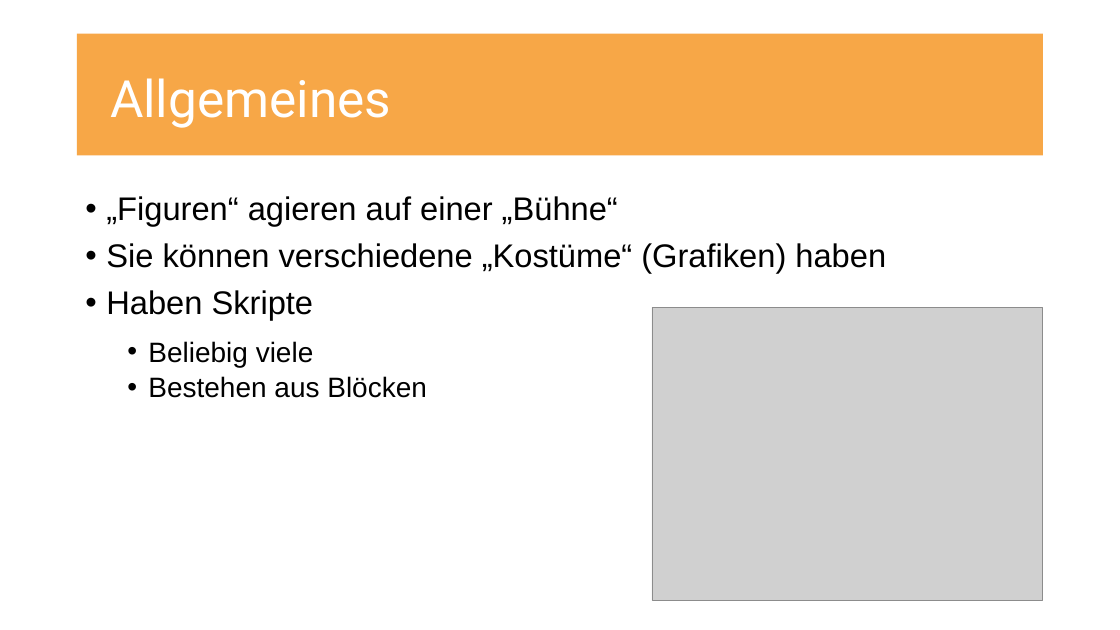
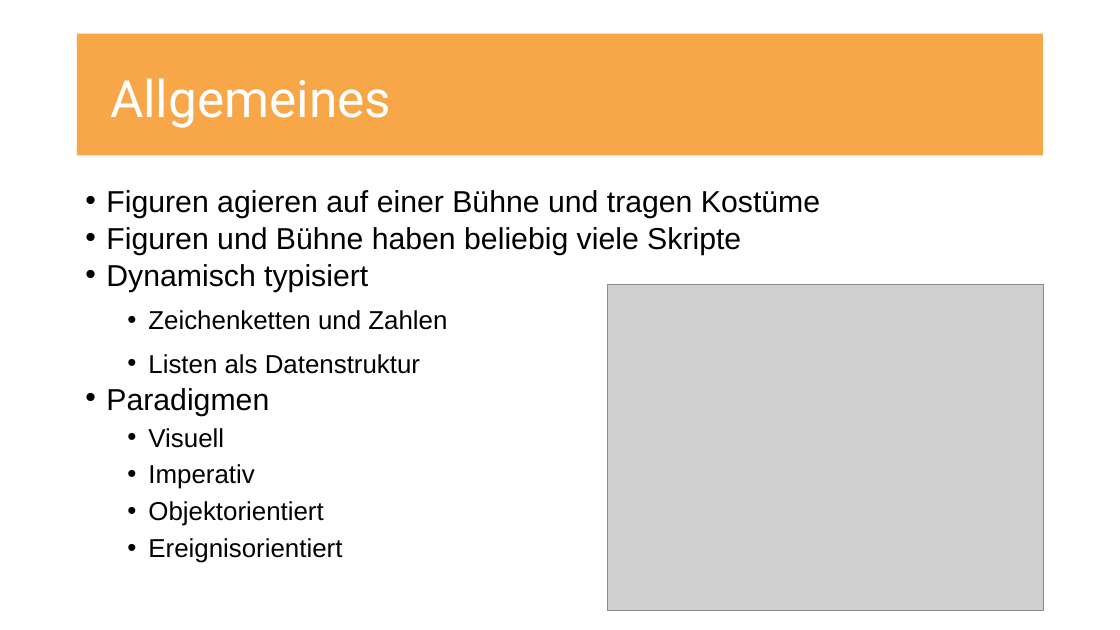
Before and after one commit to UncleBench/PCP-Projekt, a slide deck: slide 3 of Praesentation.pptx. Drawn at 1120x630 pixels with LibreOffice and Linux fonts; fonts in the diff are those of the drawing; grey boxes stand for pictures. Boxes give left, top, right and bottom in pixels: in the first picture for what was removed or moved away, otherwise in the second. Text is boxed around its words. In the diff, an @@ line names an element or a change of style, - is before the commit and + after.

Commit message:
update presentation

```diff
--- a/Praesentation.pptx
+++ b/Praesentation.pptx
@@ text at (106, 190, 820, 563): text changed; size 28 to 25.9 pt @@
-• „Figuren“ agieren auf einer „Bühne“
-• Sie können verschiedene „Kostüme“ (Grafiken) haben
-• Haben Skripte
-  • Beliebig viele
-  • Bestehen aus Blöcken
+• Figuren agieren auf einer Bühne und tragen Kostüme
+• Figuren und Bühne haben beliebig viele Skripte
+• Dynamisch typisiert
+  • Zeichenketten und Zahlen
+  • Listen als Datenstruktur
+• Paradigmen
+  • Visuell
+  • Imperativ
+  • Objektorientiert
+  • Ereignisorientiert
@@ picture: place and size @@
-picture at (652, 308, 1043, 601)
+picture at (607, 285, 1043, 611)
```
Also in this commit, not shown: 3 other slides changed, 1 other file.
